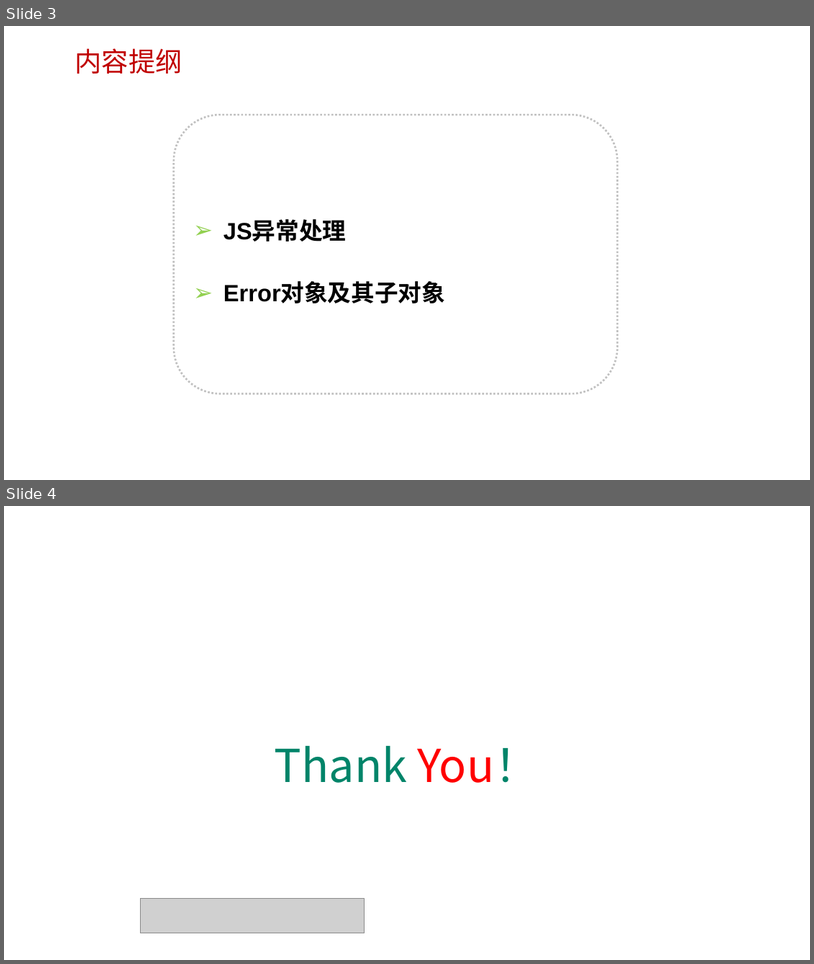
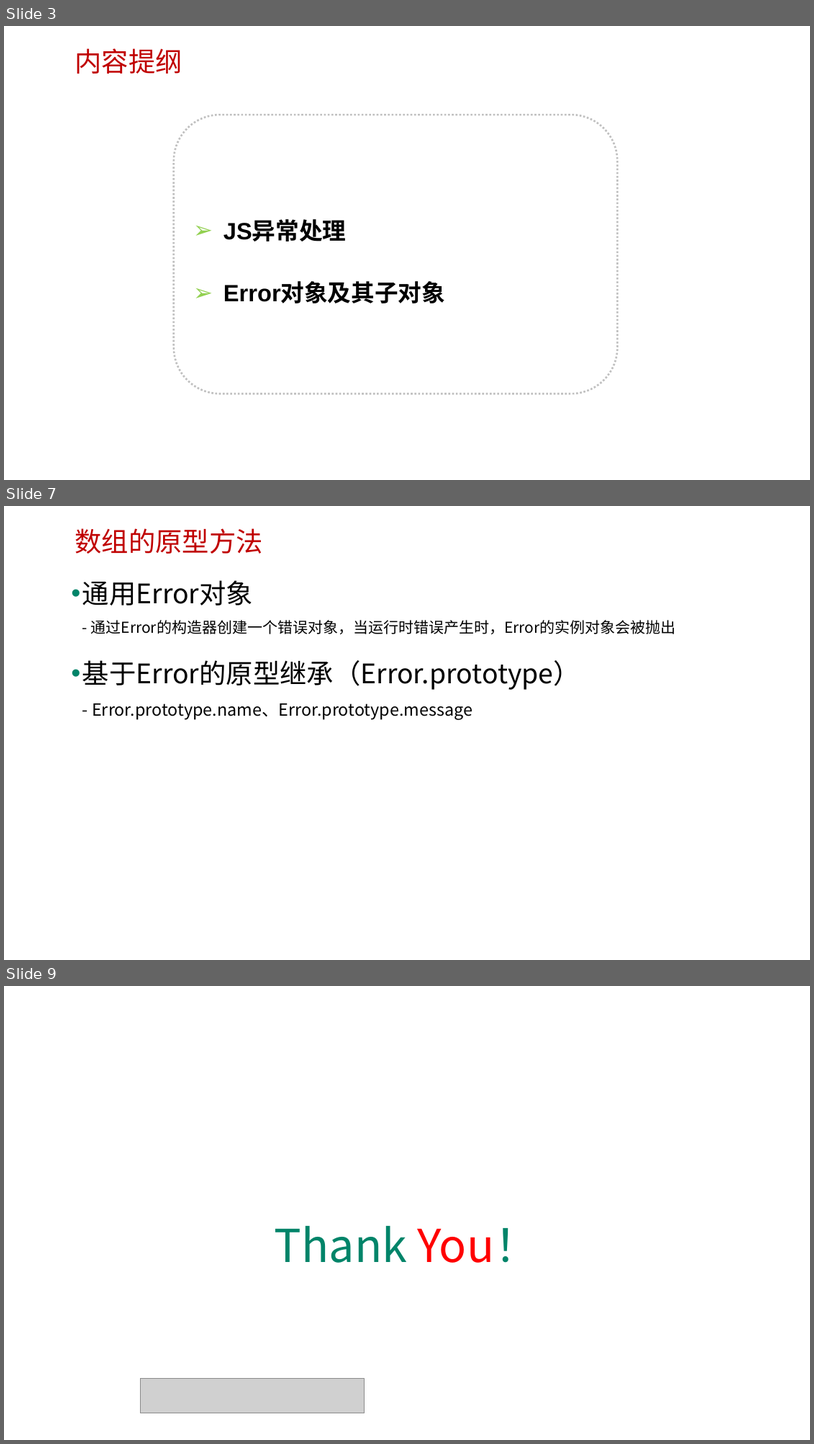
Before and after one commit to edu2act/course-javascript-advanced, a slide deck: 课程PPT/10.JavaScript标准内置对象-构造器（Error、EegExp）.pptx. Shown one above the other, each under a label of ours: slides 3 and 4 before the commit, slides 3, 7 and 9 after it; the slides between them are not shown. The pictures are 814x964 and 814x1444 pixels, drawn with LibreOffice and Linux fonts; fonts in the diff are those of the drawing; grey boxes stand for pictures; background and template pictures are left out. Boxes give left, top, right and bottom in pixels: in the first picture for what was removed or moved away, otherwise in the second. Text is boxed around its words. In the diff, an @@ line names an element or a change of style, - is before the commit and + after.

```diff
--- a/课程PPT/10.JavaScript标准内置对象-构造器（Error、EegExp）.pptx
+++ b/课程PPT/10.JavaScript标准内置对象-构造器（Error、EegExp）.pptx
@@ slide 7 added at [4,506,810,960], background picture (left out) @@
@@ text added at [75,528,262,554], 32 pt, text #C00000 @@
+数组的原型方法
@@ text added at [82,580,676,720], 18 pt, text #000000 @@
+• 通用Error对象
+  - 通过Error的构造器创建一个错误对象，当运行时错误产生时，Error的实例对象会被抛出
+• 基于Error的原型继承（Error.prototype）
+  - Error.prototype.name、Error.prototype.message
@@ what was slide 4 is now slide 9 @@
```
Also in this commit, not shown: 2 slides changed, 4 other slides added, 11 other files.
